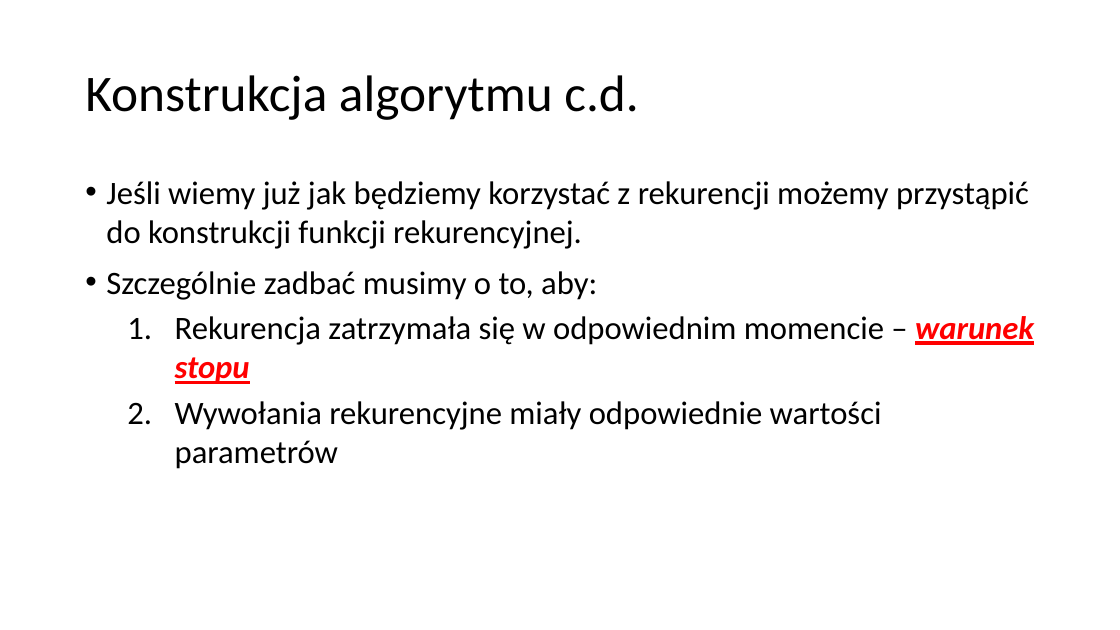
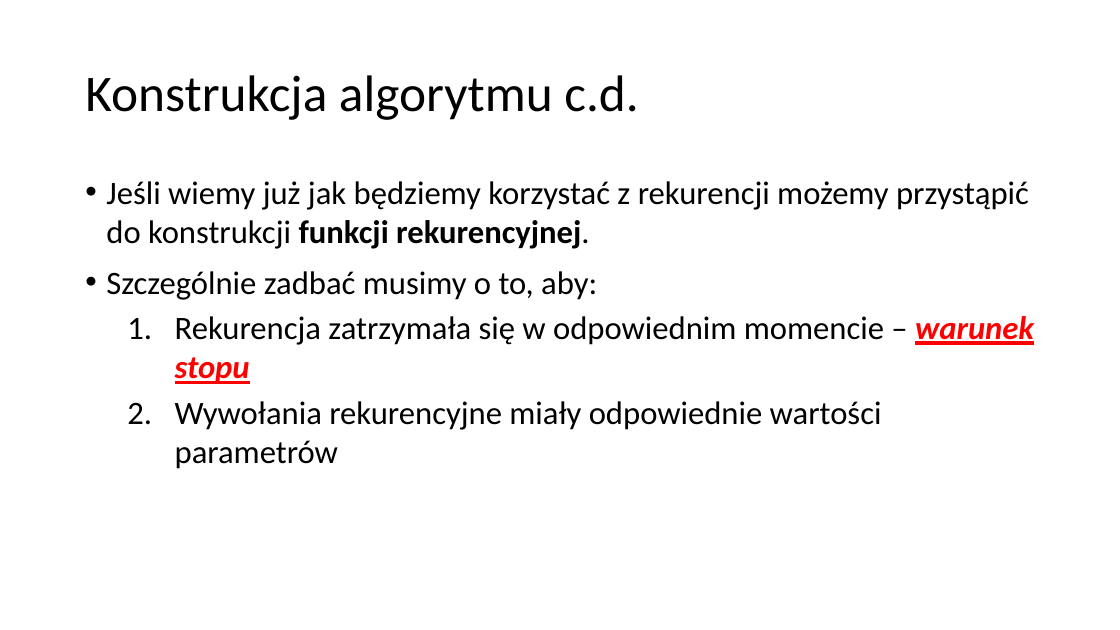
Before and after one commit to blackbat13/CS-HTiEW, a slide deck: slide 10 of Wprowadzenie do rekurencji/III. Wprowadzenie do rekurencji/Drzewo Binarne - algorytm.pptx (slide 9 before the commit). Drawn at 1120x630 pixels with LibreOffice and Linux fonts; fonts in the diff are those of the drawing. Boxes give left, top, right and bottom in pixels: in the first picture for what was removed or moved away, otherwise in the second. Text is boxed around its words. In the diff, an @@ line names an element or a change of style, - is before the commit and + after.

```diff
--- a/Wprowadzenie do rekurencji/III. Wprowadzenie do rekurencji/Drzewo Binarne - algorytm.pptx
+++ b/Wprowadzenie do rekurencji/III. Wprowadzenie do rekurencji/Drzewo Binarne - algorytm.pptx
@@ text at [106,181,1029,249]: bold on in "funkcji rekurencyjnej." @@
```
Also in this commit, not shown: 5 other slides changed, 1 slide added.
